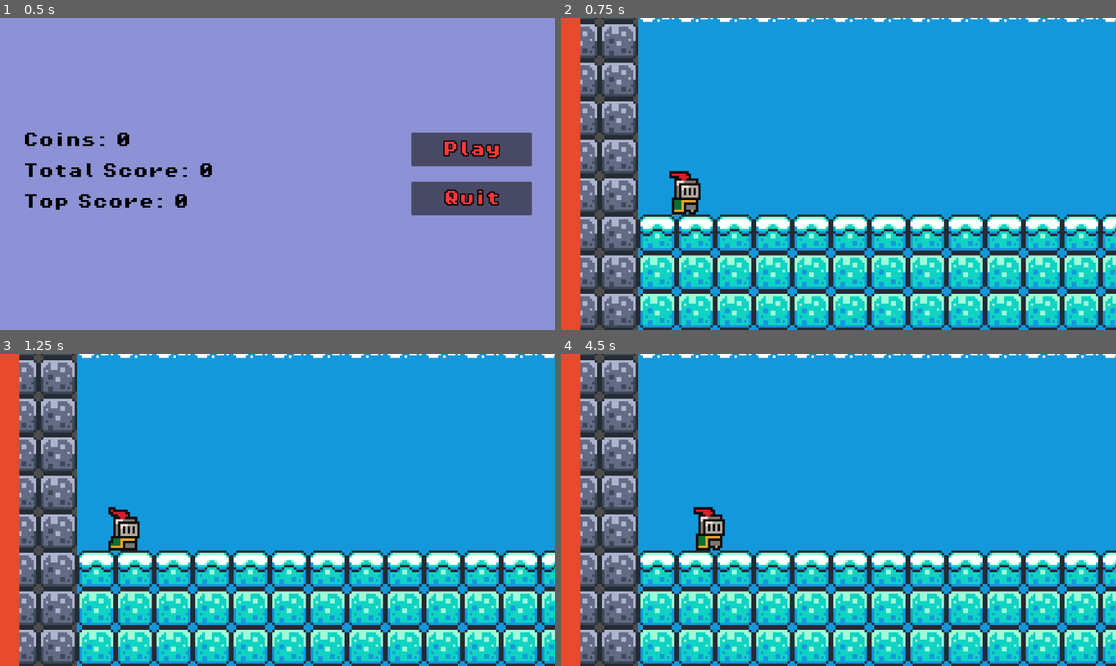
Above: before the commit, frames 1-4 (two rows, left to right).
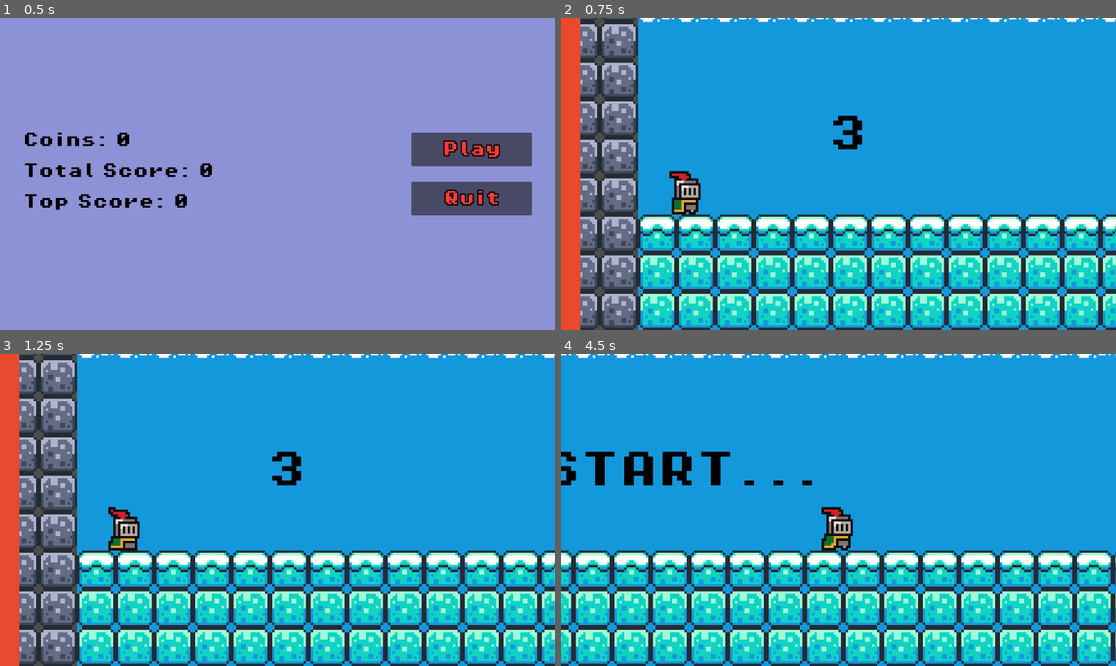
Above: after the commit, the same moments.

Repository: ki8yk8/game-dev-resolution
Game: Godot game, scene res://scenes/menu.tscn
Same seed, same stepped clock (60 frames per second), same inputs: the game is played once before the commit and once after it.
Inputs:
- Up to frame 1 (0.5 s): no input
- Up to frame 2 (0.75 s): click "Play" at 0.5 s
- Up to frame 3 (1.25 s): no input
- Up to frame 4 (4.5 s): tap Enter at 1.25 s; hold Right (right) 1.28-2.78 s; tap Alt at 1.35, 2.85, 4.35 s; tap Space (jump) at 1.52, 2.27, 3.77 s; tap Shift at 2.1, 3.6 s; hold Left (left) 2.78-3.53 s; hold Right (right) from 3.53 s (still down)

Frame 1 is identical in both runs. In frame 2, 0.3% of the frame differs, in the area x 49-55%, y 31-43%; in frame 3, 0.3%; in frame 4, 37%, in the area x 0-100%, y 0-100%.

Commit message:
adds timer on the game play with user notification

Diff:
--- a/game-with-memory/scenes/game_play.tscn
+++ b/game-with-memory/scenes/game_play.tscn
@@ -1,6 +1,8 @@
 [gd_scene format=4 uid="uid://6rp8objiwcjp"]
 
+[ext_resource type="Script" uid="uid://dbw02ix6micfi" path="res://scripts/game_play.gd" id="1_0daha"]
 [ext_resource type="Texture2D" uid="uid://cuamkpak23iol" path="res://assets/sprites/world_tileset.png" id="1_6it1n"]
+[ext_resource type="FontFile" uid="uid://c2qq5vc5hb8v6" path="res://assets/fonts/PixelOperator8-Bold.ttf" id="1_coaa0"]
 [ext_resource type="PackedScene" uid="uid://c8xwit7h3sda4" path="res://scenes/player.tscn" id="2_swo0f"]
 [ext_resource type="PackedScene" uid="uid://b1iy0p345x85d" path="res://scenes/killer.tscn" id="3_c7ik0"]
 [ext_resource type="Script" uid="uid://dn81owlx0y2py" path="res://scripts/game_manager.gd" id="4_8ik6i"]
@@ -149,6 +151,24 @@
 sources/0 = SubResource("TileSetAtlasSource_0daha")
 
 [node name="GamePlay" type="Node2D" unique_id=1215204079]
+script = ExtResource("1_0daha")
+
+[node name="StartTimer" type="Node2D" parent="." unique_id=1701508068]
+z_index = 10
+
+[node name="Timer" type="Timer" parent="StartTimer" unique_id=892009945]
+
+[node name="Label" type="Label" parent="StartTimer" unique_id=523527434]
+offset_left = 67.0
+offset_top = 54.0
+offset_right = 107.0
+offset_bottom = 78.0
+size_flags_horizontal = 4
+theme_override_colors/font_color = Color(0, 0, 0, 1)
+theme_override_fonts/font = ExtResource("1_coaa0")
+theme_override_font_sizes/font_size = 16
+text = "3"
+horizontal_alignment = 1
 
 [node name="Player" parent="." unique_id=786413570 instance=ExtResource("2_swo0f")]
 unique_name_in_owner = true
@@ -210,3 +230,5 @@
 
 [node name="Label" type="Label" parent="GameHUD/Control/MarginContainer/HBoxContainer/MarginContainer/ScoreHbox" unique_id=397089010]
 layout_mode = 2
+
+[connection signal="timeout" from="StartTimer/Timer" to="." method="_on_timer_timeout"]
--- /dev/null
+++ b/game-with-memory/scripts/game_play.gd
@@ -0,0 +1,26 @@
+extends Node2D
+
+@onready var timer = $StartTimer/Timer
+@onready var start_label = $StartTimer/Label
+
+const START_TIMER_STATES = ["3", "2", "1", "START..."]
+var start_timer_state = 0
+
+# Called when the node enters the scene tree for the first time.
+func _ready() -> void:
+	GlobalScript.gameplay_started = false
+	timer.start()
+	start_label.text = START_TIMER_STATES[start_timer_state]
+
+# Called every frame. 'delta' is the elapsed time since the previous frame.
+func _process(delta: float) -> void:
+	pass
+
+func _on_timer_timeout() -> void:
+	if start_timer_state == len(START_TIMER_STATES)-1:
+		timer.stop()
+		start_label.queue_free()
+		GlobalScript.gameplay_started = true
+	else:
+		start_timer_state += 1
+		start_label.text = START_TIMER_STATES[start_timer_state]
--- a/game-with-memory/scripts/global_script.gd
+++ b/game-with-memory/scripts/global_script.gd
@@ -4,6 +4,8 @@
 var total_score = 0
 var highest_score = 0
 
+var gameplay_started = false
+
 func _game_finished(coins, score):
 	total_coin += coins
 	total_score += score
--- a/game-with-memory/scripts/killer.gd
+++ b/game-with-memory/scripts/killer.gd
@@ -3,23 +3,18 @@
 @onready var DeathTimer: Timer = $DeathTimer
 
 const SPEED = 75
-var started = false
-
-func _ready():
-	DeathTimer.start()
 
 func _process(delta: float) -> void:
-	if started:
+	if GlobalScript.gameplay_started:
 		position.x += SPEED*delta
 
 func _on_body_entered(body: Node2D) -> void:
 	if body.name == "Player":
 		body.change_animation("death")
 		DeathTimer.start()
+		GlobalScript.gameplay_started = false
 
 func _on_death_timer_timeout() -> void:
 	DeathTimer.stop()
-	if started:
-		get_tree().reload_current_scene()
-	else:
-		started = true
+	# TODO: the next scene should be displayed here
+	get_tree().reload_current_scene()
Not shown, added: game-with-memory/scripts/game_play.gd.uid
